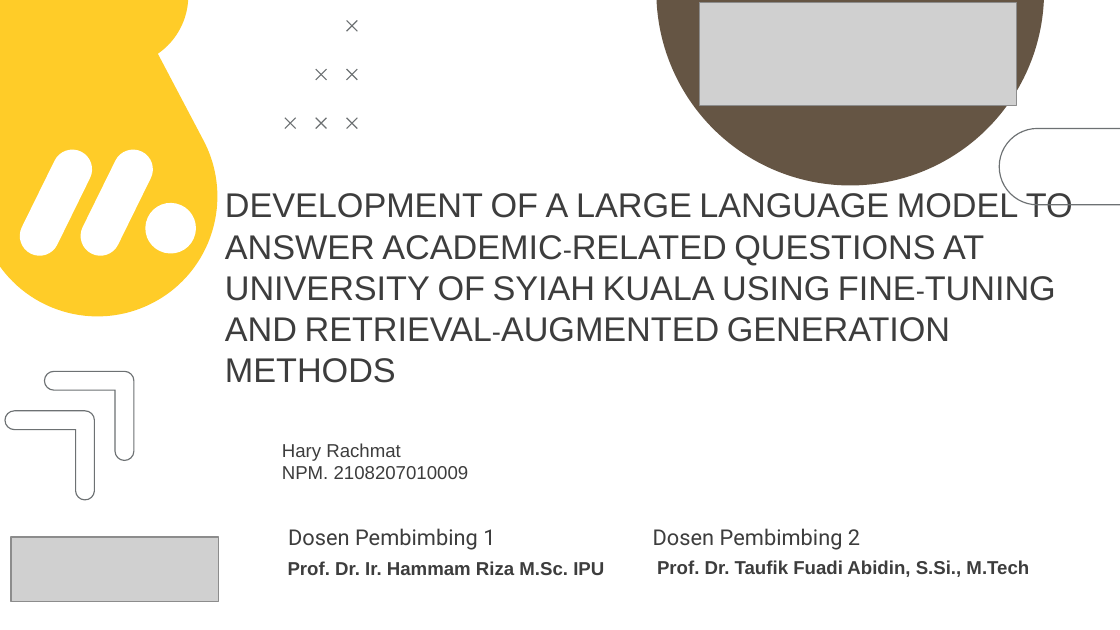
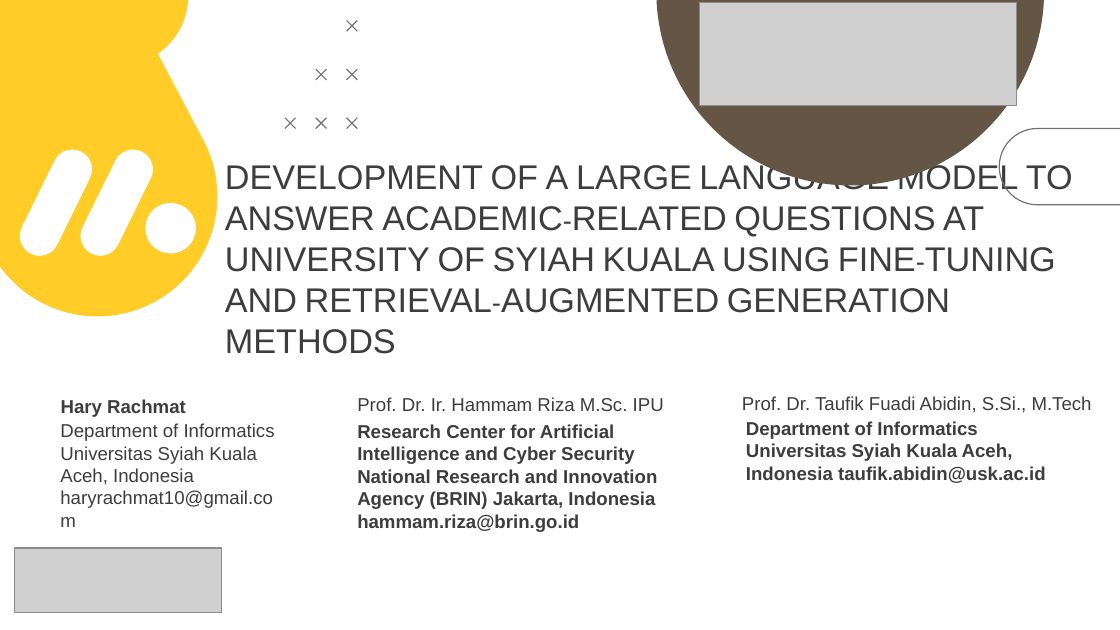
Before and after one commit to haryra/Tesis-s2-ai, a slide deck: slide 1 of Presentasi Conference Hary Rachmat 2108207010009 english.pptx. Drawn at 1120x630 pixels with LibreOffice and Linux fonts; fonts in the diff are those of the drawing; grey boxes stand for pictures. Boxes give left, top, right and bottom in pixels: in the first picture for what was removed or moved away, otherwise in the second. Text is boxed around its words. In the diff, an @@ line names an element or a change of style, - is before the commit and + after.

Commit message:
Commit 1 Conference English Presentation 7
Nama Penulis pada Judul Presentasi

```diff
--- a/Presentasi Conference Hary Rachmat 2108207010009 english.pptx
+++ b/Presentasi Conference Hary Rachmat 2108207010009 english.pptx
@@ title "DEVELOPMENT OF A LARGE LANGUAGE ...": place and size @@
-title "DEVELOPMENT OF A LARGE LANGUAGE ..." at (225,190,1073,383)
+title "DEVELOPMENT OF A LARGE LANGUAGE ..." at (225,162,1073,354)
@@ freeform shape removed at (45,372,134,461) @@
@@ subtitle "Hary Rachmat": place and size @@
-subtitle "Hary Rachmat" at (282,443,469,479)
+subtitle "Hary Rachmat" at (61,399,186,417)
@@ subtitle "Hary Rachmat" at (61,399,186,417): bold on @@
@@ text "Prof. Dr. Ir. Hammam Riza ..." at (357,397,664,411): bold off @@
@@ text "Prof. Dr. Ir. Hammam Riza ...": place and size @@
-text "Prof. Dr. Ir. Hammam Riza ..." at (288,561,604,575)
+text "Prof. Dr. Ir. Hammam Riza ..." at (357,397,664,411)
@@ text "Prof. Dr. Taufik Fuadi Abidin, ...": place and size @@
-text "Prof. Dr. Taufik Fuadi Abidin, ..." at (657,560,1029,577)
+text "Prof. Dr. Taufik Fuadi Abidin, ..." at (742,396,1092,413)
@@ text "Prof. Dr. Taufik Fuadi Abidin, ..." at (742,396,1092,413): bold off @@
@@ freeform shape removed at (4,411,94,501) @@
@@ text added at (60,423,275,508), 12 pt, text #3D3D3D @@
+Department of Informatics Universitas Syiah Kuala Aceh, Indonesia haryrachmat10@gmail.com
@@ text added at (357,424,657,532), 12 pt, text #3D3D3D, bold @@
+Research Center for Artificial Intelligence and Cyber Security National Research and Innovation Agency (BRIN) Jakarta, Indonesia hammam.riza@brin.go.id
@@ text added at (746,421,1046,483), 12 pt, text #3D3D3D, bold @@
+Department of Informatics Universitas Syiah Kuala Aceh, Indonesia taufik.abidin@usk.ac.id
@@ subtitle at (282,466,469,479): paragraph removed @@
-NPM. 2108207010009
@@ text removed at (288,528,495,550) @@
-Dosen Pembimbing 1
@@ text removed at (653,528,860,550) @@
-Dosen Pembimbing 2
@@ picture: place and size @@
-picture at (11,536,218,601)
+picture at (15,548,222,613)
```
